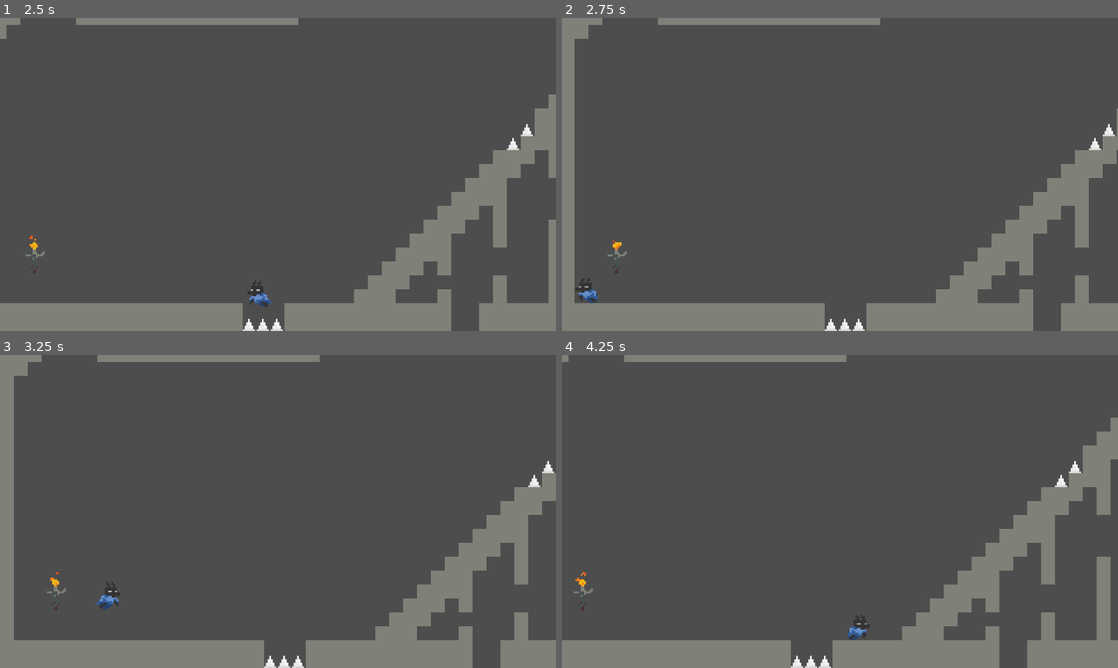
Above: before the commit, frames 1-4 (two rows, left to right).
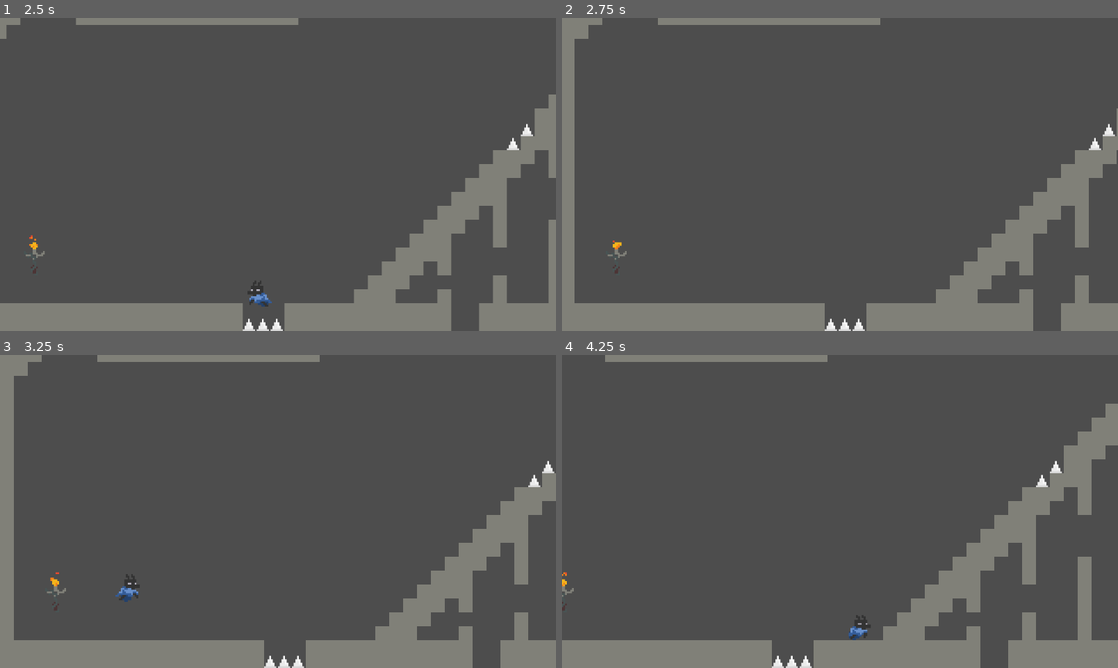
Above: after the commit, the same moments.

Repository: leafcabral/leafs-arcade
Game: Godot game, scene res://main/game_root.tscn
Two runs of this game, one before a commit and one after it. Both use one fixed random seed, a clock stepped at 60 frames per second and the inputs below.
Inputs:
- Up to frame 1 (2.5 s): hold Right (move_right) 0.53-2.03 s; tap Z (climb) at 0.6, 1.35, 2.1 s; tap Space (jump) at 0.77, 1.52 s; hold Left (move_left) from 2.03 s (still down)
- Up to frame 2 (2.75 s): keep holding Left (move_left)
- Up to frame 3 (3.25 s): release Left (move_left) at 2.78 s; hold Right (move_right) from 2.78 s (still down); tap Z (climb) at 2.85 s; tap Space (jump) at 3.02 s
- Up to frame 4 (4.25 s): keep holding Right (move_right); tap Z (climb) at 3.6 s; tap Space (jump) at 3.77 s

Frame 1 is identical in both runs. In frame 2, 0.2% of the frame differs, in the area x 2-7%, y 83-92%; in frame 3, 0.4%; in frame 4, 9.4%, in the area x 0-100%, y 0-100%.

Commit message:
feat(tower_of_lmao): add player death animation

Diff:
--- a/5-tower-of-lmao/entities/player/player.gd
+++ b/5-tower-of-lmao/entities/player/player.gd
@@ -7,6 +7,8 @@
 @export_range(1, 2, 0.01, "or_greater") var strech_scale := 1.3
 @export_range(0, 1, 0.01, "or_greater") var strech_restore_seconds := 0.1
 @export_range(0, 1, 0.001, "or_greater") var low_stamina_ticking_time := 0.1
+
+var checkpoint_position: Vector2
 
 @onready var sprite: AnimatedSprite2D = $Sprites
 @onready var sprite_original_scale := sprite.scale
@@ -82,6 +84,17 @@
 func die() -> void:
 	normal_collision_box.set_deferred("disabled", true)
 	crouch_collision_box.set_deferred("disabled", true)
+	movement_controller.disabled = true
+
+	var tween := create_tween()
+	tween.tween_property(self, "scale", Vector2.ZERO, 0.1)
+	tween.tween_property(self, "position", checkpoint_position, 0.1)
+	tween.tween_property(self, "scale", sprite_original_scale, 0.1)
+	tween.tween_callback(func():
+		normal_collision_box.set_deferred("disabled", false)
+		crouch_collision_box.set_deferred("disabled", false)
+		movement_controller.disabled = false
+	)
 
 
 func _check_hazard_collisions() -> void:
--- a/5-tower-of-lmao/main/world.gd
+++ b/5-tower-of-lmao/main/world.gd
@@ -7,18 +7,20 @@
 
 func _ready() -> void:
 	tower.player_camera = player.get_node("CameraFollow")
+	player.checkpoint_position = tower.starting_checkpoint.get_center()
 
 
-func respawn_player() -> void:
-	if tower.current_checkpoint:
-		player.position = tower.current_checkpoint.get_center()
-	else:
-		player.position = $SpawnPoint.position
+func handle_player_death() -> void:
+	player.die()
+
+
+func _on_tower_player_activated_checkpoint(checkpoint: Checkpoint) -> void:
+	player.checkpoint_position = checkpoint.get_center()
 
 
 func _on_tower_player_exited_screen() -> void:
-	respawn_player()
+	handle_player_death()
 
 
 func _on_player_died() -> void:
-	respawn_player()
+	handle_player_death()
--- a/5-tower-of-lmao/main/world.tscn
+++ b/5-tower-of-lmao/main/world.tscn
@@ -25,5 +25,6 @@
 [node name="SpawnPoint" type="Marker2D" parent="." unique_id=16996650]
 position = Vector2(32, 153)
 
+[connection signal="player_activated_checkpoint" from="Tower" to="." method="_on_tower_player_activated_checkpoint"]
 [connection signal="player_exited_screen" from="Tower" to="." method="_on_tower_player_exited_screen"]
 [connection signal="died" from="Player" to="." method="_on_player_died"]
--- a/5-tower-of-lmao/map/map.gd
+++ b/5-tower-of-lmao/map/map.gd
@@ -4,9 +4,11 @@
 
 
 signal player_exited_screen
+signal player_activated_checkpoint(checkpoint: Checkpoint)
 
 static var game_viewport_size := Vector2i(320, 180)
 
+@export var starting_checkpoint: Checkpoint
 @export var player_camera: Camera2D
 
 var rooms_in_touch: Array[MapRoom]
@@ -57,3 +59,4 @@
 
 func _on_checkpoint_player_entered(checkpoint: Checkpoint) -> void:
 	current_checkpoint = checkpoint
+	player_activated_checkpoint.emit(checkpoint)
--- a/5-tower-of-lmao/map/tower.tscn
+++ b/5-tower-of-lmao/map/tower.tscn
@@ -54,8 +54,9 @@
 [sub_resource type="RectangleShape2D" id="RectangleShape2D_boeaf"]
 size = Vector2(320, 184)
 
-[node name="Tower" type="Node2D" unique_id=1210857861]
+[node name="Tower" type="Node2D" unique_id=1210857861 node_paths=PackedStringArray("starting_checkpoint")]
 script = ExtResource("1_dpu0t")
+starting_checkpoint = NodePath("Room1/Checkpoint")
 
 [node name="Background" type="CanvasLayer" parent="." unique_id=128274755]
 layer = -1
